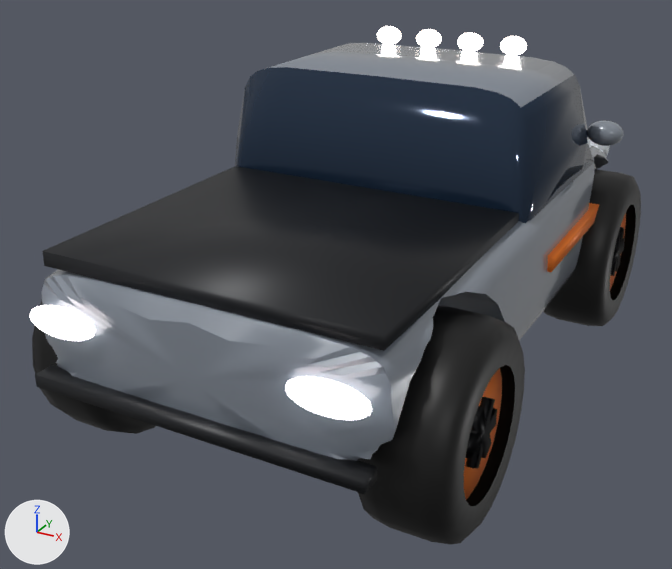
Before and after pictures for a commit that changed the glTF model godot/assets/cars/rhino.glb.
The view is the same before and after, from a 50 mm camera at (2.42, -5.04, 3.02) aimed at (-0.22, -0.24, 0.61). Every picture has the same lights, and +X, +Y and +Z are marked at lower left. The older version comes first. Vertices at exactly the same position are counted once.

Names of what the first picture shows: 'Body', 'Wheel_FR', 'Wheel_RL', 'Wheel_RR'.
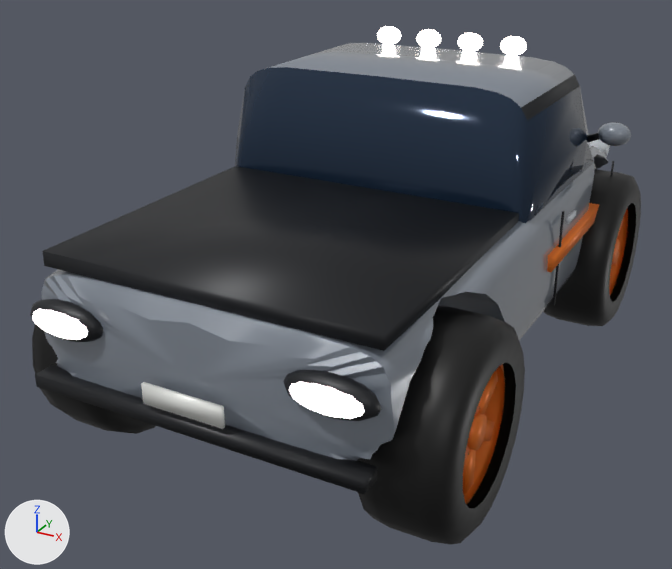
Boxes [x1, y1, x2, y2] around the edits, measured in the pictures (672 x 569 px; the box of a moved part takes in the faces that stretch with it):
'Body', reshaped
    before: [29, 26, 624, 494]
    after: [30, 26, 631, 494]
part 1 of me_body, added
    after: [598, 122, 631, 146]
part 2 of me_body, added
    after: [283, 370, 381, 421]
part 3 of me_body, added
    after: [552, 211, 565, 305]
part 4 of me_body, added
    after: [565, 210, 577, 224]
part 5 of me_body, added
    after: [30, 299, 103, 342]
part 6 of me_body, added
    after: [141, 382, 225, 429]
part 7 of me_body, deleted
    before: [587, 120, 624, 146]
part 8 of me_body, moved or reshaped
    before: [285, 376, 372, 420]
    after: [289, 381, 365, 419]
part 9 of me_body, moved or reshaped
    before: [29, 305, 96, 341]
    after: [32, 309, 88, 340]
part 10 of me_body, added (mostly hidden)
    after: [588, 133, 599, 142]
part 11 of me_body, recoloured
    both: [521, 75, 580, 121]
part 12 of me_body, recoloured
    both: [521, 75, 580, 121]
part 13 of me_wheel_fr, added
    after: [612, 239, 619, 263]
part 14 of me_wheel_fr, rebuilt (mostly hidden before)
    before: [610, 213, 626, 290]
    after: [609, 208, 628, 295]
part 15 of me_wheel_fr, moved or reshaped
    both: [605, 186, 641, 319]
part 16 of me_wheel_rr, added
    after: [467, 413, 487, 450]
part 17 of me_wheel_rr, added
    after: [463, 448, 476, 493]
part 18 of me_wheel_rr, rebuilt (10% wider, 7% taller)
    before: [464, 368, 502, 499]
    after: [463, 364, 505, 504]
part 19 of me_wheel_rr, moved or reshaped
    both: [453, 337, 525, 534]

Diff of the bpy script that builds the scene:
```diff
--- a/godot/assets/cars/rhino.glb.py
+++ b/godot/assets/cars/rhino.glb.py
@@ me_body @@
-me_body.from_pydata(...)  # 2222 vertices, 4357 faces; spans x -1.18..1.18, y -2.14..2.32, z 0.45..2.06
+me_body.from_pydata(...)  # 2054 vertices, 3965 faces; spans x -1.23..1.23, y -2.13..2.32, z 0.45..2.06
+# me_body part 1: a new loose piece, a UV sphere (12 segments, 8 rings, poles along z) spanning x 1.01..1.23, y 1.07..1.23, z 1.37..1.53, in mat_paint
+# me_body part 2: a new loose piece, a UV sphere (12 segments, 8 rings, poles along z) spanning x 0.51..0.99, y -2.12..-1.96, z 0.9..1.1, in mat_detail
+# me_body part 3: a new loose piece, a box spanning x 1.094..1.106, y 0.113..0.127, z 0.62..1.22, in mat_detail
+# me_body part 4: a new loose piece, a box spanning x 1.098..1.118, y 0.2..0.36, z 1.122..1.158, in mat_detail
+# me_body part 5: a new loose piece, a UV sphere (12 segments, 8 rings, poles along z) spanning x -0.99..-0.51, y -2.12..-1.96, z 0.9..1.1, in mat_detail
+# me_body part 6: a new loose piece, a box spanning x -0.23..0.23, y -2.12..-2.1, z 0.715..0.825, in mat_detail
+# me_body part 7: the loose piece of 146 vertices spanning x 0.94..1.18, y 1.06..1.24, z 1.37..1.53 is deleted
+# me_body part 8: 138 vertices removed from x 0.54..0.96, y -2.13..-2.01, z 0.92..1.08; 78 vertices added at x 0.55..0.95, y -2.12..-2.02, z 0.93..1.07
+# me_body part 9: 138 vertices removed from x -0.96..-0.54, y -2.13..-2.01, z 0.92..1.08; 78 vertices added at x -0.95..-0.55, y -2.12..-2.02, z 0.93..1.07
+# me_body part 10: 12 vertices added at x 0.93..1.09, y 1.13..1.19, z 1.37..1.47
+# me_body part 11: 4 kept faces spanning x -0.92..0.92, y -0.15..0.9, z 1.79..1.86 get new vertex colours; the middle colour goes from white #ffffff to black #1c1e22
+# me_body part 12: 4 faces spanning x -0.92..0.92, y -0.15..0.9, z 1.79..1.86 switch from mat_glass to mat_detail
+# other edits to the shape of me_body do not show in these pictures
 me_body.materials.append(mat_paint)
@@ me_wheel_fr @@
-me_wheel_fr.from_pydata(...)  # 284 vertices, 492 faces; spans x -0.245..0.245, y -0.56..0.56, z -0.554..0.554
+me_wheel_fr.from_pydata(...)  # 418 vertices, 712 faces; spans x -0.245..0.245, y -0.56..0.56, z -0.554..0.554
+# me_wheel_fr part 13: a new loose piece, a 12-sided cylinder along x spanning x 0.109..0.189, y -0.089..0.089, z -0.089..0.089, in mat_detail
+# me_wheel_fr part 14: the loose piece of 36 vertices spanning x -0.168..0.168, y -0.358..0.358, z -0.353..0.353 is rebuilt with 110 vertices and now spans x -0.192..0.187, y -0.384..0.384, z -0.38..0.38
+# me_wheel_fr part 15: 22 vertices moved from x 0.24, y -0.347..0.347, z -0.344..0.344 to x 0.24, y -0.358..0.358, z -0.355..0.355; 72 vertices removed from x -0.197..0.208, y -0.17..0.17, z -0.17..0.17; 32 vertices added at x 0.085..0.155, y -0.316..0.316, z -0.211..0.211
+# other edits to the shape of me_wheel_fr do not show in these pictures
 me_wheel_fr.materials.append(mat_detail)
@@ me_wheel_rr @@
-me_wheel_rr.from_pydata(...)  # 284 vertices, 492 faces; spans x -0.245..0.245, y -0.56..0.56, z -0.554..0.554
+me_wheel_rr.from_pydata(...)  # 418 vertices, 712 faces; spans x -0.245..0.245, y -0.56..0.56, z -0.554..0.554
+# me_wheel_rr part 16: a new loose piece, a 12-sided cylinder along x spanning x 0.109..0.189, y -0.089..0.089, z -0.089..0.089, in mat_detail
+# me_wheel_rr part 17: a new loose piece, a box spanning x 0.085..0.155, y -0.05..0.05, z -0.336..-0.07, in mat_detail
+# me_wheel_rr part 18: the loose piece of 36 vertices spanning x -0.168..0.168, y -0.358..0.358, z -0.353..0.353 is rebuilt with 110 vertices and now spans x -0.192..0.187, y -0.384..0.384, z -0.38..0.38
+# me_wheel_rr part 19: 22 vertices moved from x 0.24, y -0.347..0.347, z -0.344..0.344 to x 0.24, y -0.358..0.358, z -0.355..0.355; 72 vertices removed from x -0.197..0.208, y -0.17..0.17, z -0.17..0.17; 32 vertices added at x 0.085..0.155, y -0.316..0.316, z -0.211..0.211
+# other edits to the shape of me_wheel_rr do not show in these pictures
 me_wheel_rr.materials.append(mat_detail)
```
